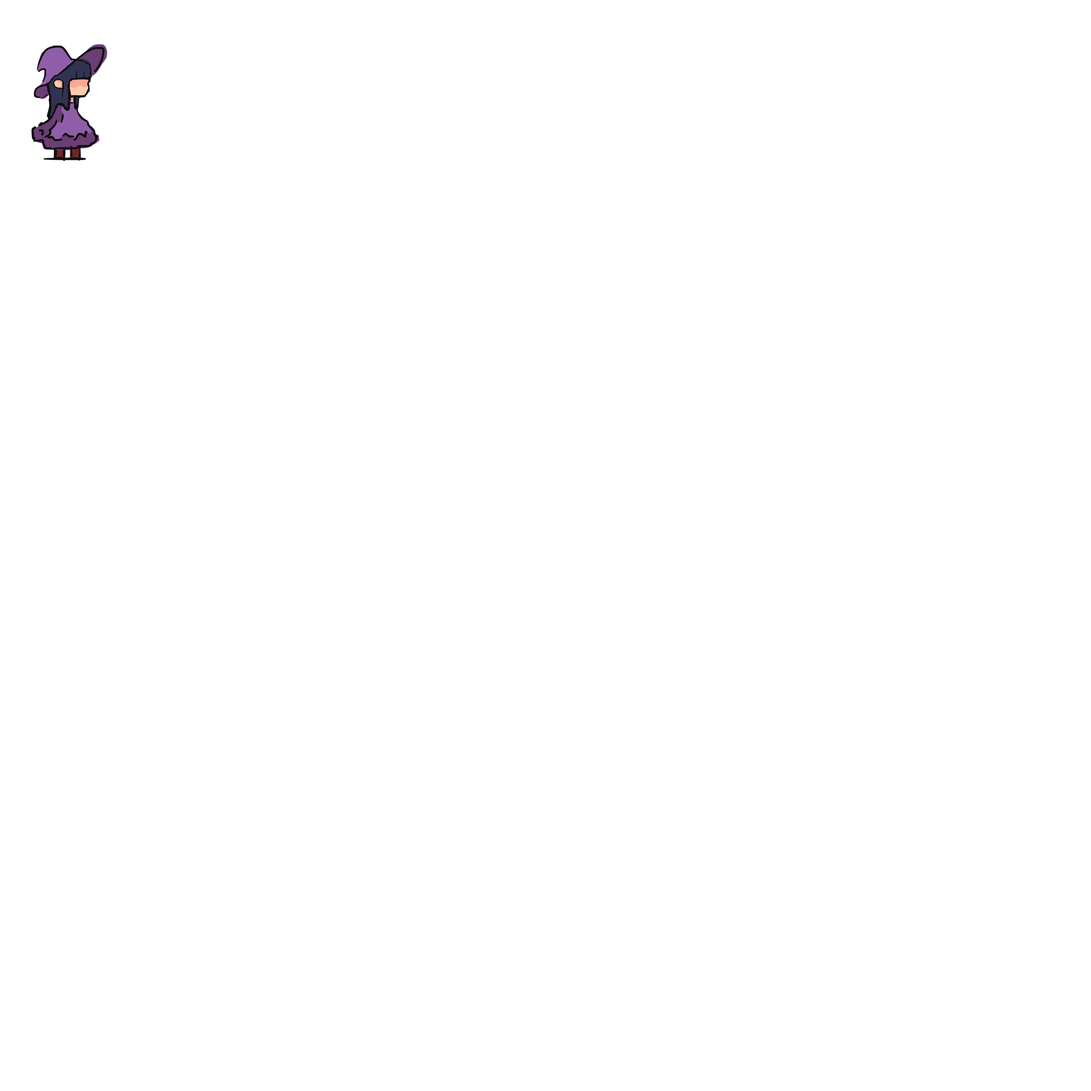
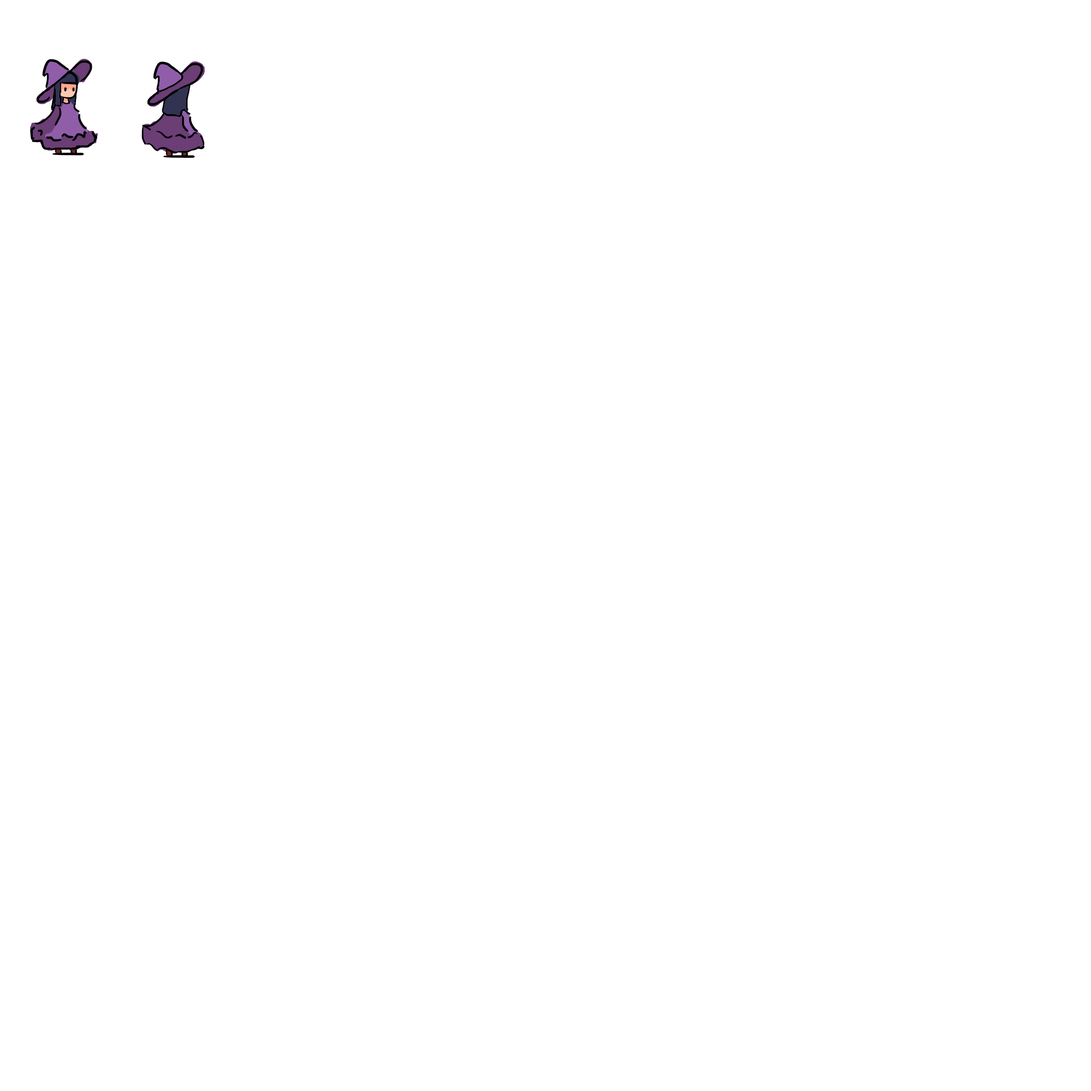
Layers edited between the first and the second w=1091, h=1091 image:
removed group "Witch" (3 layers) over [left=29, top=44, right=206, bottom=162]
removed layer "Pintar camada 1" from group "Witch" over [left=29, top=44, right=206, bottom=162]
removed layer "Pintar camada 2" from group "Witch" over [left=29, top=44, right=206, bottom=162]
removed layer "Pintar camada 3" from group "Witch" over [left=29, top=44, right=152, bottom=162]
added group "Copiar de Wtch" with 3 layers above "Wtch" over [left=87, top=44, right=206, bottom=159]
added layer "Pintar camada 6 Mescladas" in group "Copiar de Wtch" over [left=141, top=61, right=206, bottom=159]
added layer "Pintar camada 4" (1st of 2, in "Copiar de Wtch") in group "Copiar de Wtch" over [left=141, top=61, right=206, bottom=159]
added layer "Pintar camada 5" (1st of 2, in "Copiar de Wtch") in group "Copiar de Wtch" over [left=87, top=44, right=206, bottom=159]
added group "Wtch" with 3 layers above "Copiar de Characters2.png" over [left=29, top=44, right=108, bottom=162]
added layer "Pintar camada 1 Mescladas" in group "Wtch" over [left=29, top=46, right=108, bottom=162]
added layer "Pintar camada 4" (2nd of 2, in "Wtch") in group "Wtch" over [left=29, top=46, right=108, bottom=162]
added layer "Pintar camada 5" (2nd of 2, in "Wtch") in group "Wtch" over [left=29, top=44, right=108, bottom=162]
